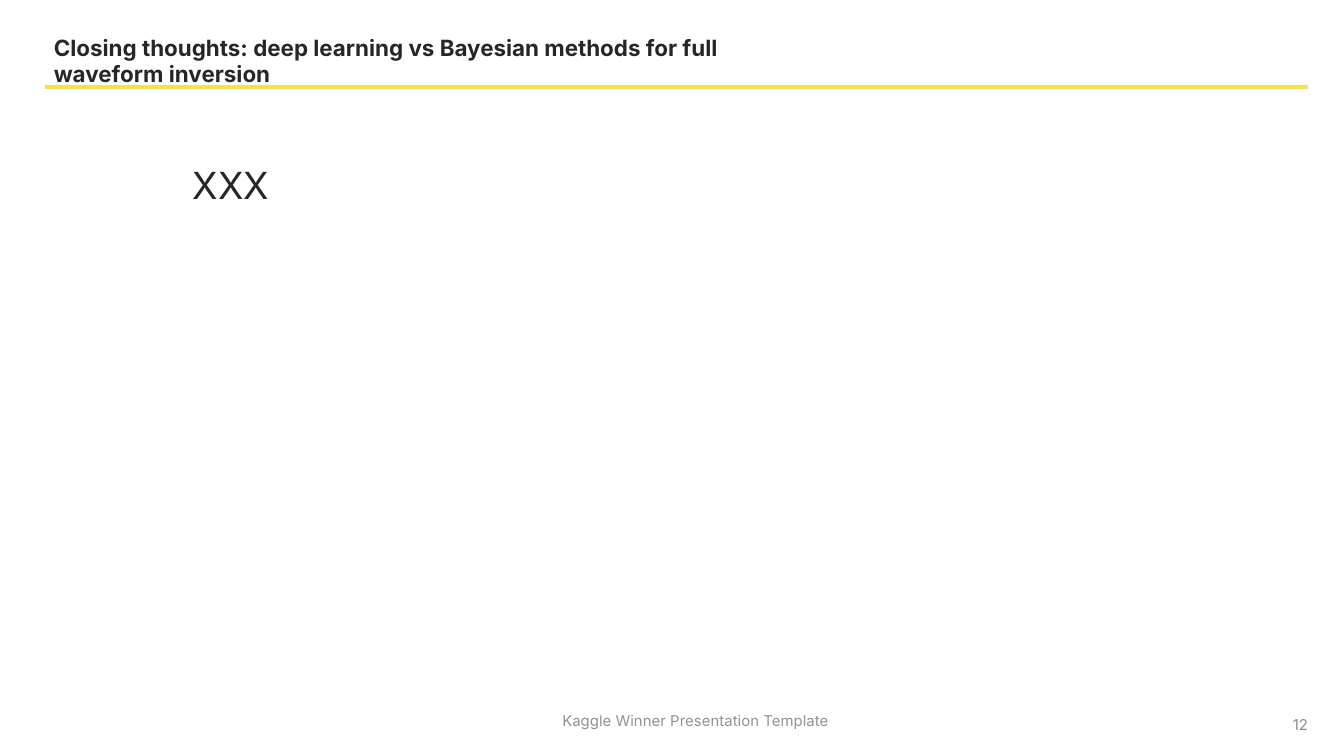
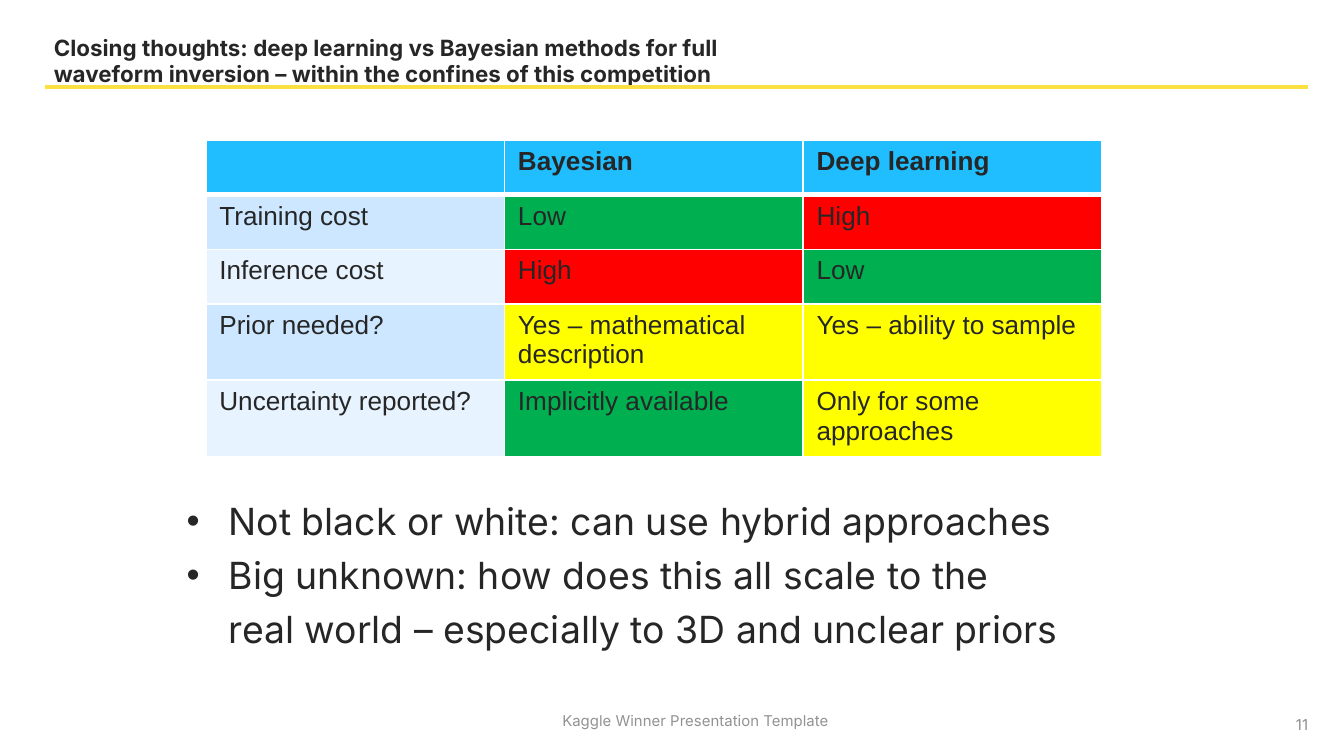
Before and after one commit to jcottaar/seismic, a slide deck: slide 11 of Kaggle Winner Call Jeroen Cottaar.pptx (slide 12 before the commit). Drawn at 1344x756 pixels with LibreOffice and Linux fonts; fonts in the diff are those of the drawing; background and template pictures are left out. Boxes give left, top, right and bottom in pixels: in the first picture for what was removed or moved away, otherwise in the second. Text is boxed around its words. In the diff, an @@ line names an element or a change of style, - is before the commit and + after.

```diff
--- a/Kaggle Winner Call Jeroen Cottaar.pptx
+++ b/Kaggle Winner Call Jeroen Cottaar.pptx
@@ text at (54, 39, 717, 88): text changed @@
-Closing thoughts: deep learning vs Bayesian methods for full waveform inversion
+Closing thoughts: deep learning vs Bayesian methods for full waveform inversion – within the confines of this competition
@@ table added at (206, 140, 1101, 456), 5 rows, 3 columns @@
+ | Bayesian | Deep learning
+Training cost | Low | High
+Inference cost | High | Low
+Prior needed? | Yes – mathematical description | Yes – ability to sample
+Uncertainty reported? | Implicitly available | Only for some approaches
@@ text removed at (193, 172, 269, 199) @@
-XXX
@@ text added at (229, 507, 1058, 651), 20 pt, text #262626 @@
+• Not black or white: can use hybrid approaches
+• Big unknown: how does this all scale to the real world – especially to 3D and unclear priors
@@ page number at (1296, 719, 1308, 730): text changed @@
-12
+11
```
Also in this commit, not shown: 4 other slides changed, 1 slide added, 2 slides removed.
